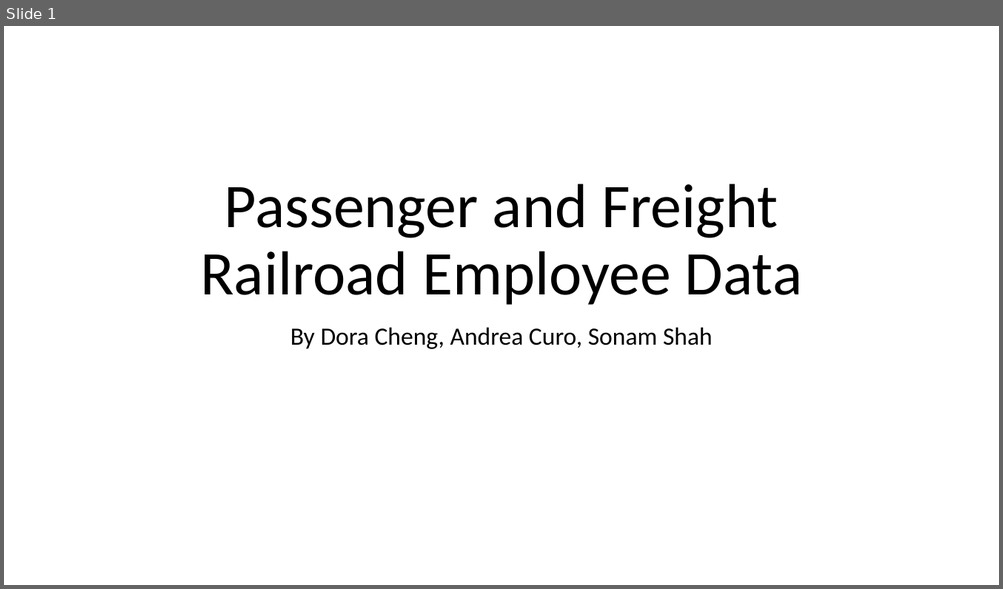
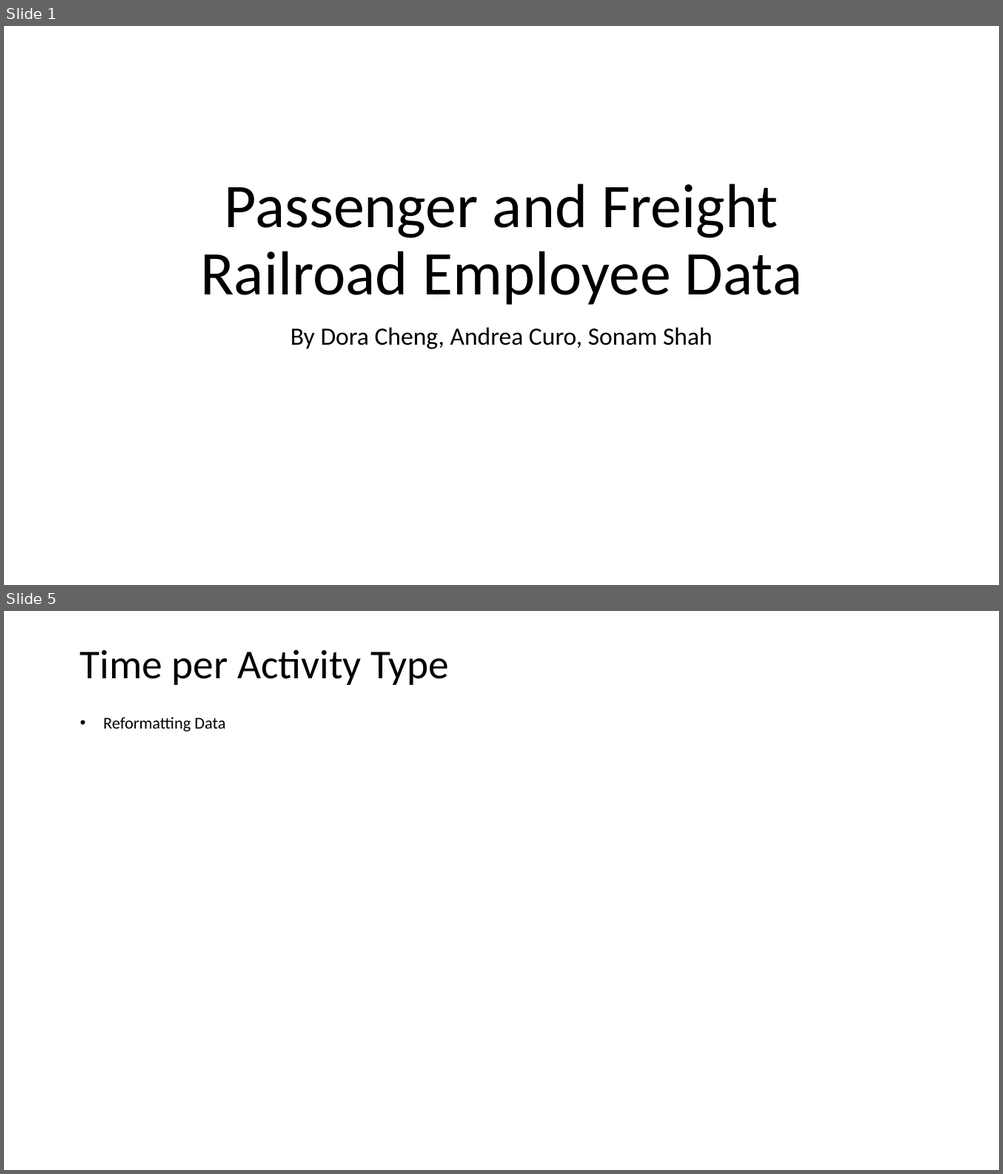
Before and after one commit to andreanc223/DV_FinalProject, a slide deck: TEData.pptx. Shown one above the other, each under a label of ours: slide 1 before the commit, slides 1 and 5 after it; the slides between them are not shown. The pictures are 1003x589 and 1003x1174 pixels, drawn with LibreOffice and Linux fonts; fonts in the diff are those of the drawing. Boxes give left, top, right and bottom in pixels: in the first picture for what was removed or moved away, otherwise in the second. Text is boxed around its words. In the diff, an @@ line names an element or a change of style, - is before the commit and + after.

```diff
--- a/TEData.pptx
+++ b/TEData.pptx
@@ slide 5 added at <box>4,611,999,1170</box>, background #FFFFFF @@
@@ title added at <box>80,649,449,685</box>, 39.6 pt, text #000000 @@
+Time per Activity Type
@@ text added at <box>103,717,225,732</box>, 16 pt, text #000000 @@
+• Reformatting Data
```
Also in this commit, not shown: 3 slides changed, 2 other slides added, 20 other files.
